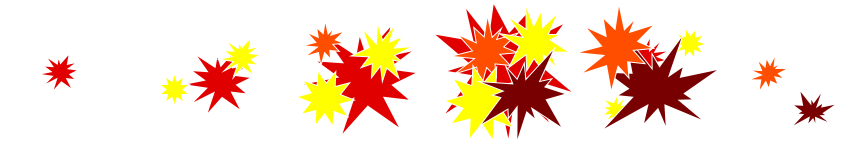
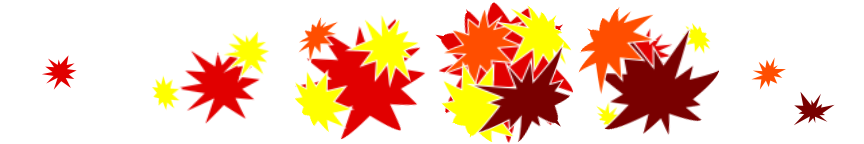
Before/after of a 864x144 layered artwork. What changed in the layer stack:
removed group "Group 1 copy 3" (5 layers) over [578, 8, 719, 132]
removed layer "Shape 1 copy 3" (2nd of 2, in "Group 1 copy 3") from group "Group 1 copy 3" over [578, 8, 656, 94]
removed layer "Shape 4 copy" (2nd of 2, in "Group 1 copy 3") from group "Group 1 copy 3" over [600, 32, 719, 132]
removed group "Group 1 copy 2" (5 layers) over [438, 2, 573, 143]
removed layer "Shape 4" from group "Group 1 copy 2" over [476, 46, 568, 143]
removed layer "Shape 3" (3rd of 5, in "Group 1 copy 2") from group "Group 1 copy 2" over [443, 64, 523, 142]
removed layer "Shape 2" (3rd of 5, in "Group 1 copy 2") from group "Group 1 copy 2" over [497, 4, 571, 74]
removed layer "Shape 1 copy 2" (1st of 2, in "Group 1 copy 2") from group "Group 1 copy 2" over [448, 13, 520, 91]
removed layer "Shape 1 copy" (3rd of 5, in "Group 1 copy 2") from group "Group 1 copy 2" over [438, 2, 573, 143]
removed group "Group 1 copy" (4 layers) over [295, 18, 419, 138]
removed layer "Shape 3" (4th of 5, in "Group 1 copy") from group "Group 1 copy" over [295, 69, 356, 128]
removed layer "Shape 2" (4th of 5, in "Group 1 copy") from group "Group 1 copy" over [349, 19, 415, 84]
removed layer "Shape 1 copy 2" (2nd of 2, in "Group 1 copy") from group "Group 1 copy" over [300, 18, 346, 68]
removed layer "Shape 1 copy" (4th of 5, in "Group 1 copy") from group "Group 1 copy" over [298, 24, 419, 138]
removed group "Group 1" (3 layers) over [158, 36, 262, 117]
removed layer "Shape 1 copy" (5th of 5, in "Group 1") from group "Group 1" over [180, 48, 253, 117]
added layer "Group 1 copy 3" above "Group 1 copy 2" over [578, 8, 719, 135]
added layer "Group 1 copy 2" above "Group 1 copy" over [438, 2, 573, 143]
added layer "Group 1 copy" above "Group 1" over [294, 15, 426, 140]
added layer "Group 1" above "Shape 1" over [152, 31, 270, 124]
…and 5 more changes (5 removed)
